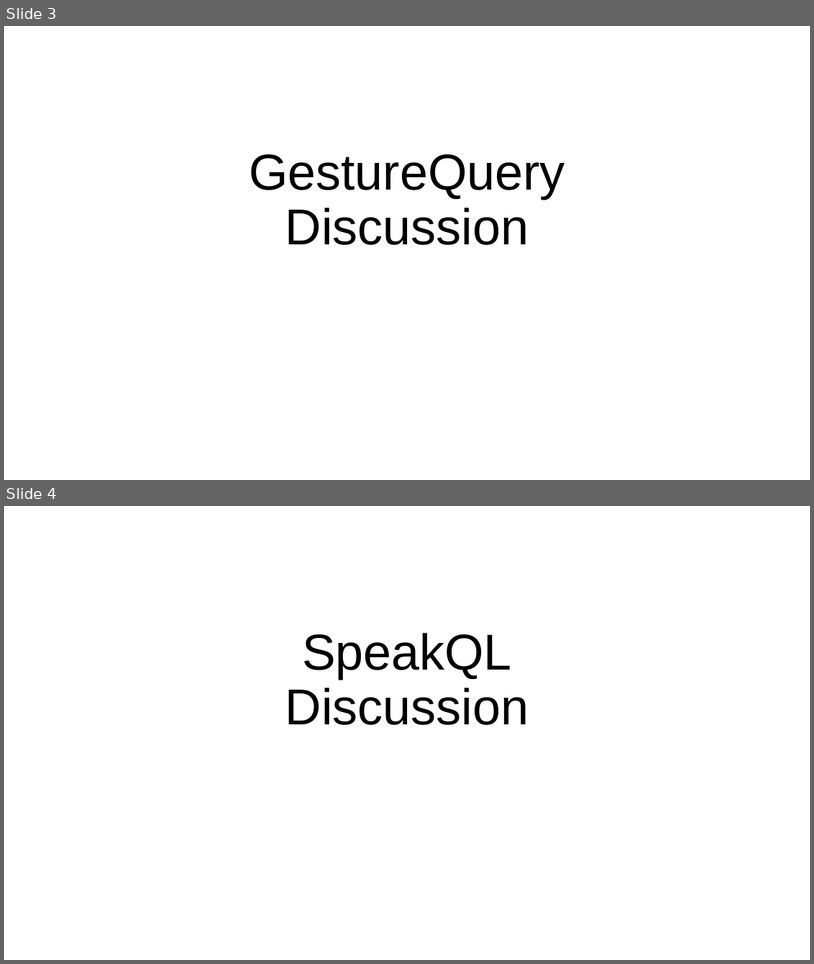
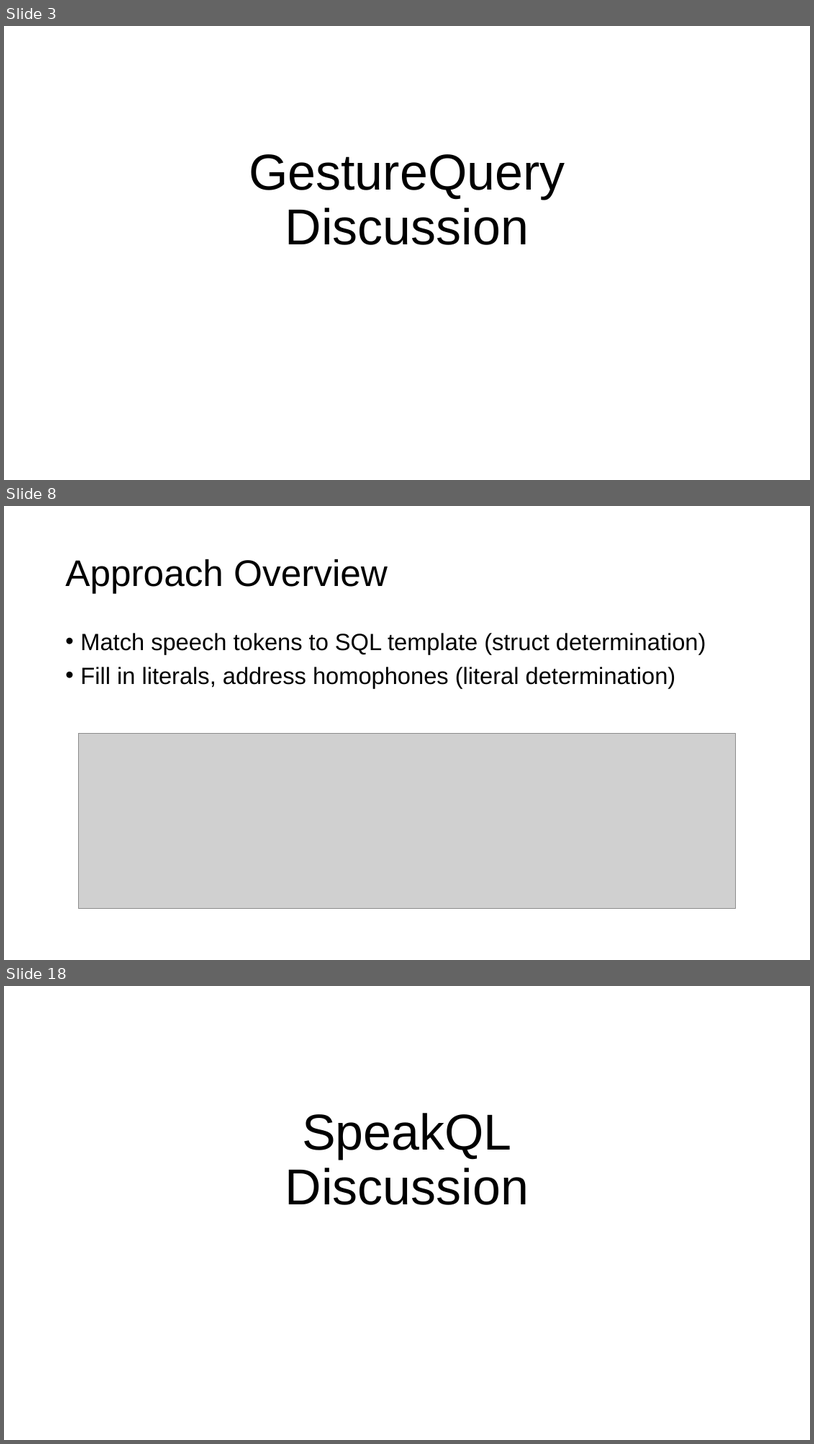
Before and after one commit to columbiaviz/columbiaviz.github.io, a slide deck: 2020s_w6998/lecs/08_modalities.pptx. Shown one above the other, each under a label of ours: slides 3 and 4 before the commit, slides 3, 8 and 18 after it; the slides between them are not shown. The pictures are 814x964 and 814x1444 pixels, drawn with LibreOffice and Linux fonts; fonts in the diff are those of the drawing; grey boxes stand for pictures. Boxes give left, top, right and bottom in pixels: in the first picture for what was removed or moved away, otherwise in the second. Text is boxed around its words. In the diff, an @@ line names an element or a change of style, - is before the commit and + after.

```diff
--- a/2020s_w6998/lecs/08_modalities.pptx
+++ b/2020s_w6998/lecs/08_modalities.pptx
@@ slide 8 added at box(4, 506, 810, 960), background #FFFFFF @@
@@ title added at box(65, 559, 388, 593), 44 pt, text #000000 @@
+Approach Overview
@@ text added at box(80, 633, 707, 688), 28 pt, text #000000 @@
+• Match speech tokens to SQL template (struct determination)
+• Fill in literals, address homophones (literal determination)
@@ picture added at box(79, 733, 736, 908) @@
@@ what was slide 4 is now slide 18 @@
```
Also in this commit, not shown: 1 slide changed, 16 other slides added.
